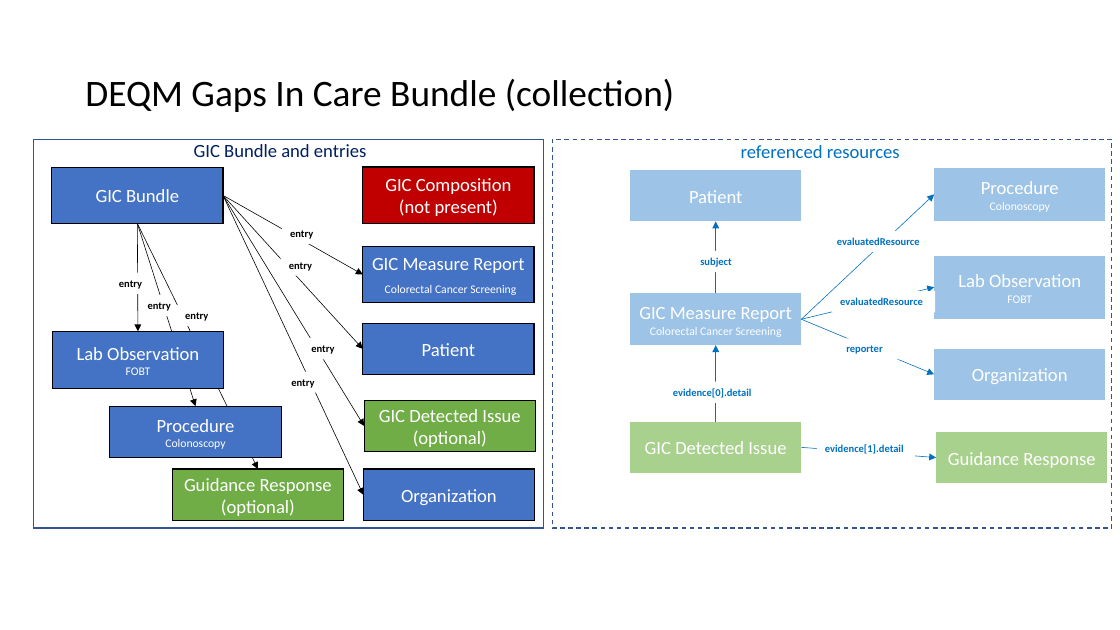
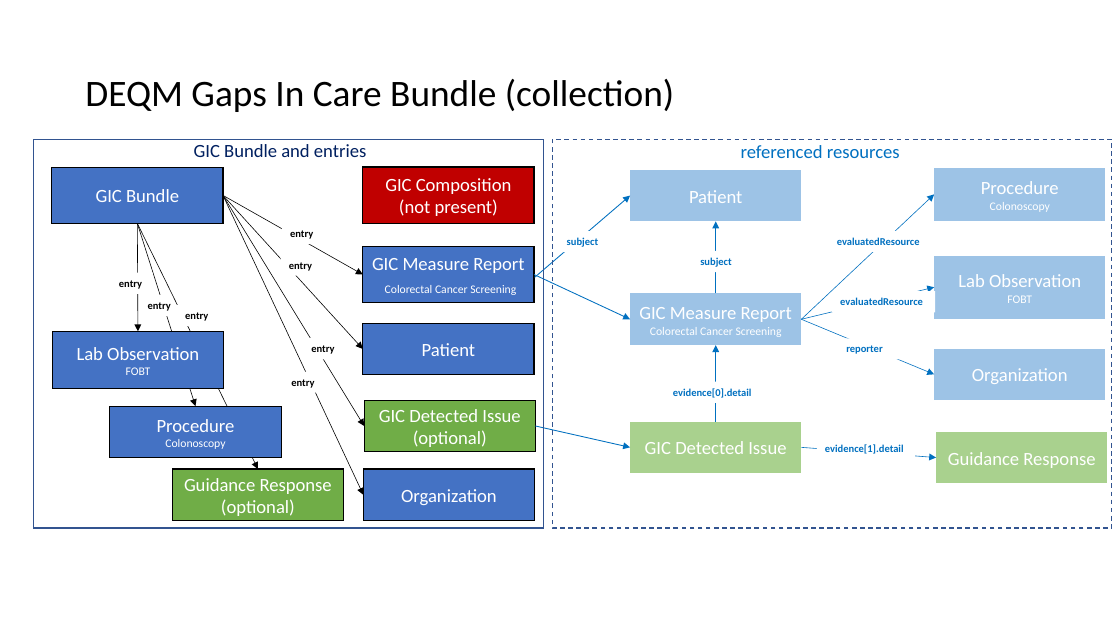
Before and after one commit to HL7/davinci-deqm, a slide deck: slide 9 of input/images/source/Gaps in Care Graphics.pptx. Drawn at 1120x630 pixels with LibreOffice and Linux fonts; fonts in the diff are those of the drawing. Boxes give left, top, right and bottom in pixels: in the first picture for what was removed or moved away, otherwise in the second. Text is boxed around its words. In the diff, an @@ line names an element or a change of style, - is before the commit and + after.

```diff
--- a/input/images/source/Gaps in Care Graphics.pptx
+++ b/input/images/source/Gaps in Care Graphics.pptx
@@ arrow added from (534, 277) to (630, 196), #0070C0 0.75 pt @@
@@ text added at [567, 237, 598, 247], 9 pt, text #0070C0, bold @@
+subject
@@ arrow added from (534, 275) to (630, 319), #0070C0 0.75 pt @@
@@ arrow added from (535, 426) to (630, 448), #0070C0 0.75 pt @@
```
Also in this commit, not shown: 11 other files.
